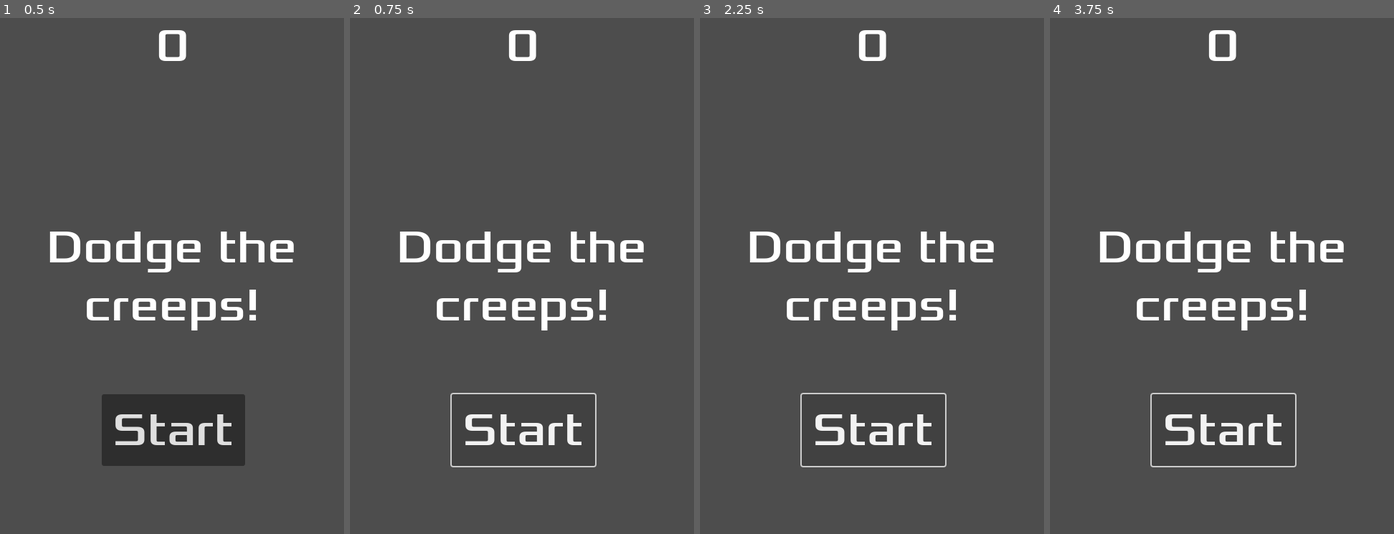
Above: before the commit, frames 1-4 (left to right).
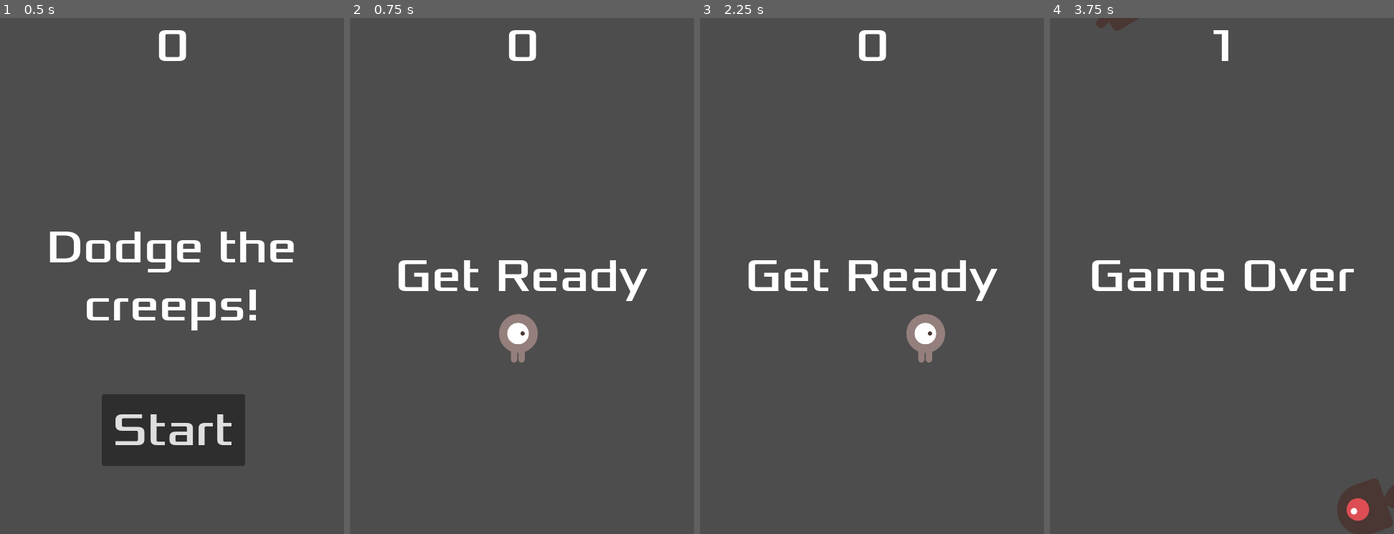
Above: after the commit, the same moments.

Repository: thily00/dodge-the-creeps
Game: Godot game, scene res://main.tscn
Same seed, same stepped clock (60 frames per second), same inputs: the game is played once before the commit and once after it.
Inputs (mouse positions are in pixels of both pictures, inside the frame that each line leads up to):
- Up to frame 1 (0.5 s): no input
- Up to frame 2 (0.75 s): click "Start" at 0.5 s
- Up to frame 3 (2.25 s): click (872, 430) at 1.25 s, where only the run before the commit has a clickable "Start"; tap Enter at 2 s; hold Right (move_right) from 2.03 s (still down)
- Up to frame 4 (3.75 s): release Right (move_right) at 2.78 s; hold Down (move_down) 2.78-3.53 s; hold Right (move_right) from 3.53 s (still down)

Frame 1 is identical in both runs. In frame 2, 6.4% of the frame differs, in the area x 13-87%, y 41-88%; in frame 3, 6.4%; in frame 4, 7.5%, in the area x 12-100%, y 0-100%.

Commit message:
connect signals

Diff:
--- a/hud.gd
+++ b/hud.gd
@@ -30,7 +30,6 @@
 func update_score(score):
 	$ScoreLabel.text = str(score)
 
-
 func _on_start_button_pressed():
 	$StartButton.hide()
 	start_game.emit()
--- a/hud.tscn
+++ b/hud.tscn
@@ -1,8 +1,10 @@
-[gd_scene load_steps=2 format=3 uid="uid://c10ku3ub4c6ek"]
+[gd_scene load_steps=3 format=3 uid="uid://c10ku3ub4c6ek"]
 
 [ext_resource type="FontFile" uid="uid://b0uexb4lkklsc" path="res://fonts/Xolonium-Regular.ttf" id="1_51pe0"]
+[ext_resource type="Script" path="res://hud.gd" id="1_oqr76"]
 
 [node name="HUD" type="CanvasLayer"]
+script = ExtResource("1_oqr76")
 
 [node name="ScoreLabel" type="Label" parent="."]
 anchors_preset = 5
@@ -61,3 +63,6 @@
 [node name="MessageTimer" type="Timer" parent="."]
 wait_time = 2.0
 one_shot = true
+
+[connection signal="pressed" from="StartButton" to="." method="_on_start_button_pressed"]
+[connection signal="timeout" from="MessageTimer" to="." method="_on_message_timer_timeout"]
--- a/main.tscn
+++ b/main.tscn
@@ -43,3 +43,4 @@
 [connection signal="timeout" from="MobTimer" to="." method="_on_mob_timer_timeout"]
 [connection signal="timeout" from="ScoreTimer" to="." method="_on_score_timer_timeout"]
 [connection signal="timeout" from="StartTimer" to="." method="_on_start_timer_timeout"]
+[connection signal="start_game" from="HUD" to="." method="new_game"]
